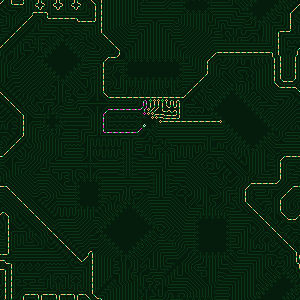
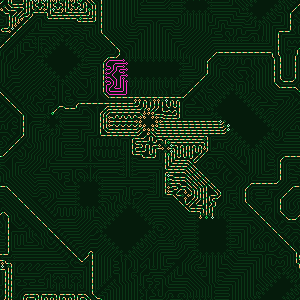
Layered file, before and after one edit (300 x 300). Changes by layer:
hid "frame 6", painted on it over (x1=0, y1=0, x2=300, y2=300)
showed "frame 1", painted on it over (x1=0, y1=0, x2=300, y2=300)
painted on "animated paths" over (x1=0, y1=0, x2=230, y2=300)
painted on "circuit" over (x1=35, y1=7, x2=108, y2=279)
